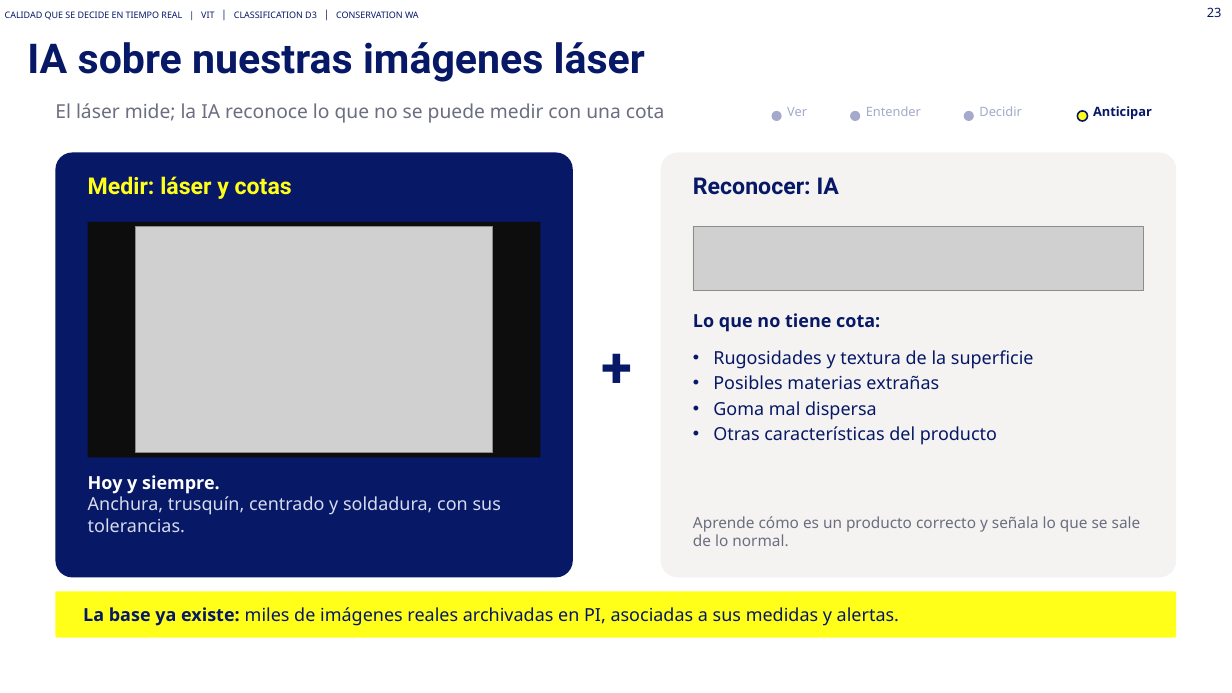
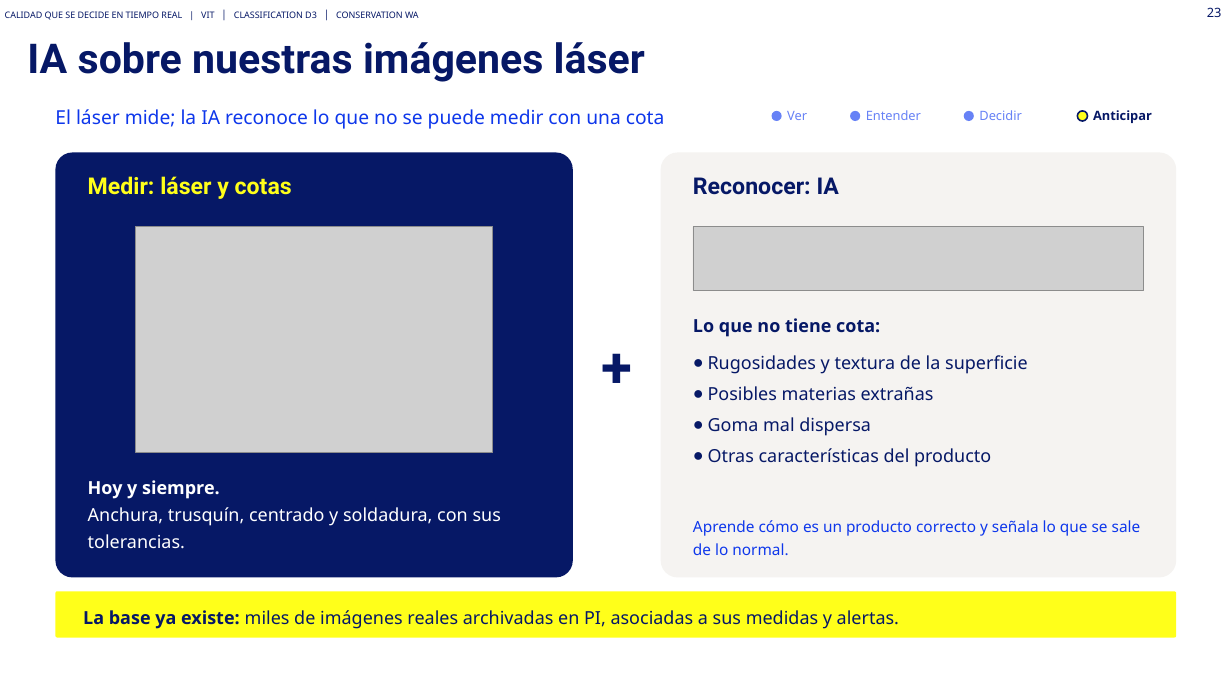
Before and after one commit to Asierenux/blank-app, a slide deck: slide 23 of presentaciones/Michelin_Hyundai_Fabricacion_Digital_ES_plantilla2026.pptx. Drawn at 1232x693 pixels with LibreOffice and Linux fonts; fonts in the diff are those of the drawing; grey boxes stand for pictures. Boxes give left, top, right and bottom in pixels: in the first picture for what was removed or moved away, otherwise in the second. Text is boxed around its words. In the diff, an @@ line names an element or a change of style, - is before the commit and + after.

```diff
--- a/presentaciones/Michelin_Hyundai_Fabricacion_Digital_ES_plantilla2026.pptx
+++ b/presentaciones/Michelin_Hyundai_Fabricacion_Digital_ES_plantilla2026.pptx
@@ text "El láser mide; la IA ..." at bbox=[55, 109, 665, 129]: text colour #6B6E80 to #0E37EB; line spacing 1 to 22pt @@
@@ fill #A3AACB to #6782F6 in 3 elements at bbox=[772, 111, 782, 121], bbox=[850, 111, 860, 121], bbox=[964, 111, 974, 121] @@
@@ text colour #A3AACB to #6782F6; line spacing 1 to 15pt in 3 elements at bbox=[787, 111, 807, 120], bbox=[866, 110, 921, 120], bbox=[979, 110, 1021, 120] @@
@@ text "Anticipar" at bbox=[1093, 110, 1152, 123]: line spacing 1 to 15pt @@
@@ rectangle at bbox=[88, 222, 541, 457]: fill #0D0D0D to #061866 @@
@@ text "Lo que no tiene cota:" at bbox=[693, 318, 880, 337]: line spacing 1 to 21pt @@
@@ text "Rugosidades y textura de la ..." at bbox=[708, 355, 1028, 467]: bullet • to ●; line spacing 1 to 21pt @@
@@ text "Hoy y siempre." at bbox=[88, 480, 501, 549]: text colour #D6DBEE to #FFFFFF in "Anchura, trusquín, centrado y soldadura, con sus ..."; line spacing 1 to 21pt @@
@@ text "Aprende cómo es un producto ..." at bbox=[693, 520, 1141, 555]: text colour #6B6E80 to #0E37EB; line spacing 1 to 18pt @@
@@ text "La base ya existe: miles ..." at bbox=[83, 610, 899, 629]: line spacing 1 to 21pt @@
```
Also in this commit, not shown: 20 other slides changed, 1 other file.
